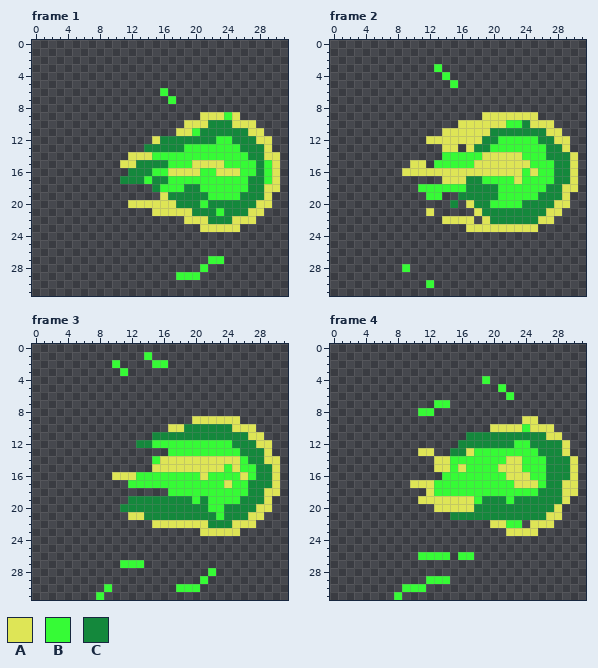
One commit to this pixel-art file: assets/player/basic_projectile.aseprite. Above is the file before it was changed.
32x32 pixels, 6 frames. Shown: frame 1, frame 2, frame 3, frame 4. The old version is drawn lined up with the new one. The commit also changed other frames, which this record leaves out.
Palette (. is transparent): A #dee556  B #36fb36  C #14883c
Pixels before, frame 1, first column x 11:
 6 .....B..............
 7 ......B.............
 8 ....................
 9 ..........AAABA.....
10 ........AAACCCAAA...
11 .......AABCCCCCCAA..
12 ....ACCCCCCCBBCCCAA.
13 ...CCCCCBBBBBBBCCCA.
14 .AAABBBBBBBBBBBBCCAA
15 AACCCCBBBAAAABBBBCBA
16 .CCCBBAAAABBAAABBCBA
17 CCCBCCBBBBBBBBBBCCBA
18 ....CBBBCCBBBBBBCCAA
19 .....ACCCCCBBBBCCCA.
20 .AAAAAACCCBCCCCCCAA.
21 ....AAAAACCCBCCCAA..
22 ........AAACCCAAA...
23 ..........AAAAA.....
24 ....................
25 ....................
26 ....................
27 ...........BB.......
28 ..........B.........
29 .......BBB..........
Pixels before, frame 2, first column x 9:
 3 ....B.................
 4 .....B................
 5 ......B...............
 6 ......................
 7 ......................
 8 ......................
 9 ..........AAAAAAA.....
10 .......AAAAAABBCAAA...
11 .....AAAAAACCCCCCCAA..
12 ...AAAAAAACCBBBBBCCAA.
13 .....AA.ACCBBBBBBBCCA.
14 .....BBBBBAAAAABBBCCCA
15 .AA.BBBBBAAAAAAABBBCCA
16 AAAAAAAAAAAAAAABABBCCA
17 .....AAACCBBBBABBBBCCA
18 ..BBBBBBCCCCBBBBBBCCAA
19 ...BB..CCCCCBBBBBCCCA.
20 ......C.ACCBBBBCCCCAA.
21 ...A.....ACCCCCCCCAA..
22 .....AAAA.ACCCCCCAA...
23 ........AAAAAAAAA.....
24 ......................
25 ......................
26 ......................
27 ......................
28 B.....................
29 ......................
30 ...B..................
Pixels before, frame 3, first column x 8:
 1 ......B................
 2 ..B....BB..............
 3 ...B...................
 4 .......................
 5 .......................
 6 .......................
 7 .......................
 8 .......................
 9 ............AAAAAA.....
10 .........AACCCCCCAAA...
11 .......CCCCCCCCCCCCAA..
12 .....CCBBBBBBBBBBCCCAA.
13 .........BBBBBBBBBCCCA.
14 .......BAAAAAAAAAABCCAA
15 .......AAAAAAAAABABBCCA
16 ..AAABBBBBBBBABBBBABCCA
17 ....BBBBBBBBBBBBABBCCCA
18 .........BBBBBBBBBBCCAA
19 ....CCCCCCCCBCBBBBCCCA.
20 ...CCCCCCCCCCCBBCCCCAA.
21 ....AACCCCCCCCCBCCCAA..
22 .......AAAAAAACCCAAA...
23 .............AAAAA.....
24 .......................
25 .......................
26 .......................
27 ...BBB.................
28 ..............B........
29 .............B.........
30 .B........BBB..........
31 B......................
Pixels before, frame 4, first column x 8:
 4 ...........B...........
 5 .............B.........
 6 ..............B........
 7 .....BB................
 8 ...BB..................
 9 ................AA.....
10 ............AAAABAAA...
11 .........CCCCCCCCCCAA..
12 ........CCCCCCCBBCCCCA.
13 ...AA..CCABBBBBBBBCCCA.
14 .....AABBBBBBBAABBBCCCA
15 .....AABABBBBAAABBBCCCA
16 ......BBBBBBBBAAABBCCCA
17 ..AAABBBBBBBBBBAAABCCAA
18 ....ABBBBBBBBBBBBBCCCAA
19 ...AAAAAAABCCCBCCCCCCA.
20 .....AAAAACCCCCCCCCCA..
21 .......CCCCCCCCCCCCAA..
22 ............AABB.AAA...
23 ..............AAAA.....
24 .......................
25 .......................
26 ...BBBB.BB.............
27 .......................
28 .......................
29 ....BBB................
30 .BBB...................
31 B......................
Now the later version:
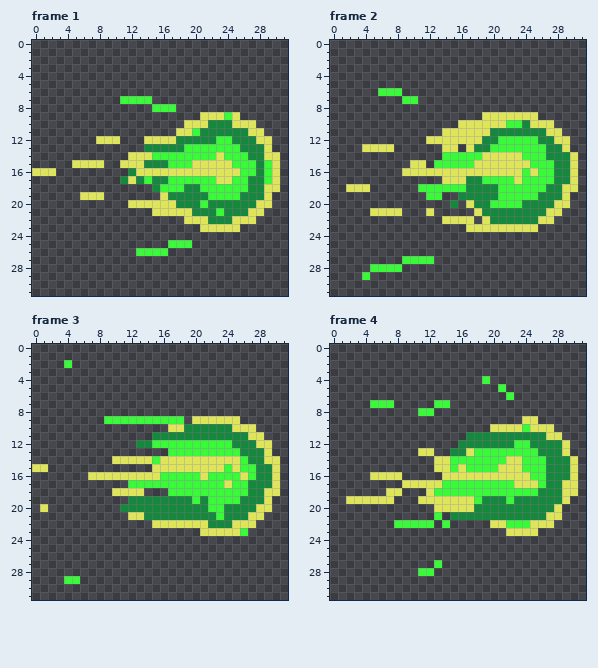
From old to new:
whole drawing moved by +8,+0 (the old picture is shown already moved)
Frame 1:
Colour A is added in row 12 at x 8 to 10 and 14; in row 15 at x 5 to 8; in row 16 at x 0 to 2; in row 19 at x 6 to 8.
Colour A replaces colour B in row 14 at x 23; in row 15 at x 24; in row 16 at x 15 to 16 and 21 to 22; in row 17 at x 23 to 24.
Colour A replaces colour C in row 12 at x 16 to 17; in row 15 at x 13; in row 16 at x 13 to 14; in row 17 at x 12.
Colour B is added in row 7 at x 11 to 14; in row 8 at x 15 to 17; in row 25 at x 17 to 19; in row 26 at x 13 to 16.
The edit erases colour B in row 6 at x 16; in row 7 at x 17; in row 27 at x 22 to 23; in row 28 at x 21; in row 29 at x 18 to 20.
Frame 2:
Colour A is added in row 13 at x 4 to 7; in row 18 at x 2 to 4; in row 21 at x 5 to 8.
Colour B is added in row 6 at x 6 to 8; in row 7 at x 9 to 10; in row 27 at x 9 to 12; in row 28 at x 5 to 8; in row 29 at x 4.
The edit erases colour B in row 3 at x 13; in row 4 at x 14; in row 5 at x 15; in row 28 at x 9; in row 30 at x 12.
Frame 3:
Colour A is added in row 14 at x 10 to 14; in row 15 at x 0 to 1; in row 16 at x 7 to 9; in row 18 at x 10 to 13; in row 20 at x 1.
Colour A replaces colour B in row 16 at x 13 to 15.
Colour B is added in row 2 at x 4; in row 9 at x 9 to 18; in row 23 at x 26; in row 29 at x 4 to 5.
The edit erases colour B in row 1 at x 14; in row 2 at x 10 and 15 to 16; in row 3 at x 11; in row 27 at x 11 to 13; in row 28 at x 22; in row 29 at x 21.
The edit erases colour B in row 30 at x 9 and 18 to 20; in row 31 at x 8.
Frame 4:
Colour A is added in row 16 at x 5 to 8; in row 17 at x 9; in row 18 at x 7 to 8; in row 19 at x 2 to 7.
Colour A replaces colour B in row 16 at x 14 to 21; in row 17 at x 13.
Colour B is added in row 7 at x 5 to 7; in row 21 at x 13; in row 22 at x 8 to 12, 14 and 24; in row 27 at x 13; in row 28 at x 11 to 12.
The edit erases colour B in row 26 at x 11 to 14 and 16 to 17; in row 29 at x 12 to 14; in row 30 at x 9 to 11; in row 31 at x 8.
